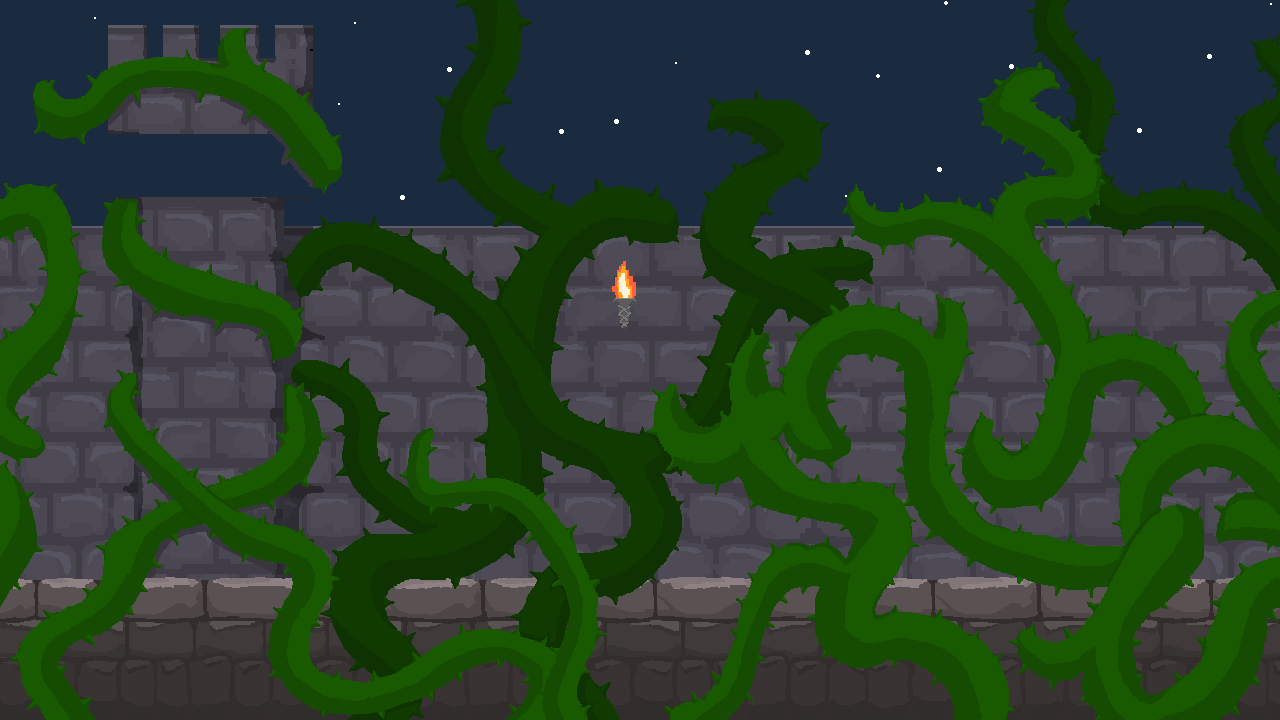
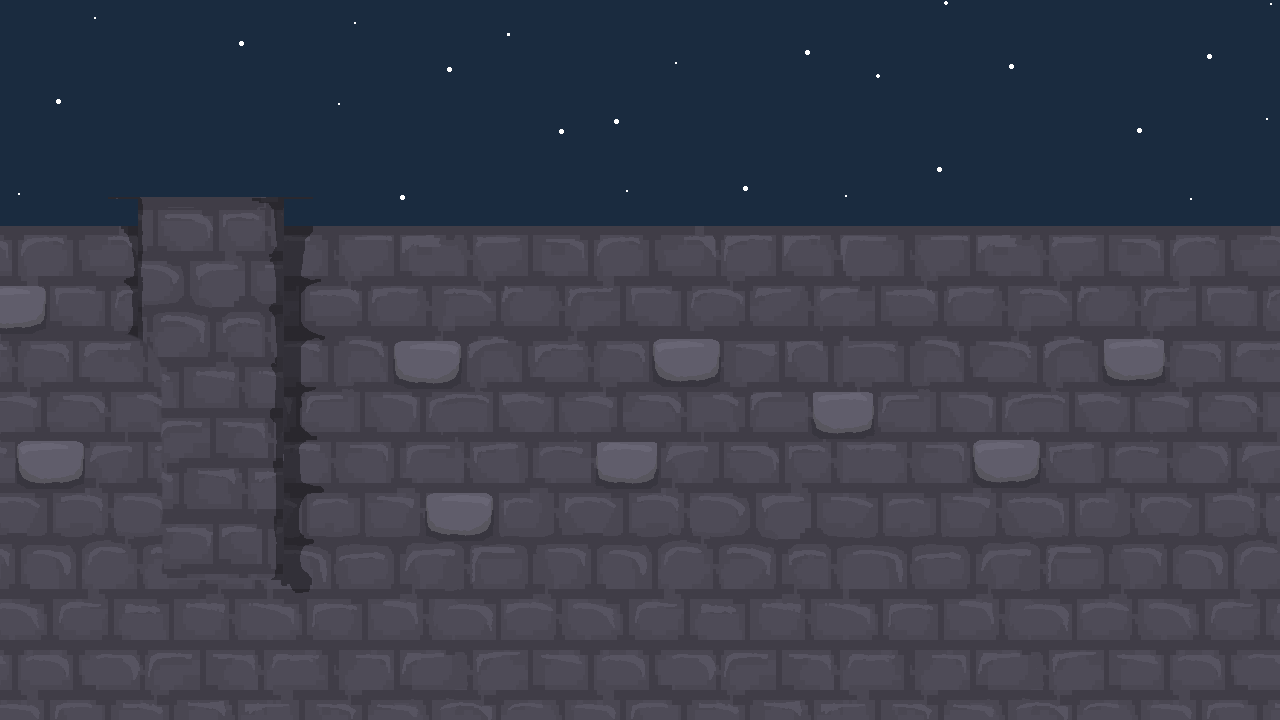
Revision of a layered 1280×720 image; what changed, layer by layer:
hid group "藤蔓 拷貝 2" (6 layers) over 0, 0, 1280, 720
hid group "地板" (1st of 4) (5 layers) over 0, 577, 1280, 720
hid "圖層 3" over 108, 25, 313, 134
added layer "牆塔 拷貝 3" above "牆塔 拷貝" over 108, 199, 325, 593
hid "牆塔 拷貝" over 108, 199, 325, 593
hid "牆光影" over 0, 226, 1280, 228
added group "牆凸出 拷貝 9" with 36 layers above "牆凸出" over 0, 286, 1166, 541
added layer "牆凸出深陰影 拷貝 8" (1st of 2, in "牆凸出 拷貝 9") in group "牆凸出 拷貝 9" over 425, 510, 494, 541
added layer "牆凸出淡陰影 拷貝 8" (1st of 2, in "牆凸出 拷貝 9") in group "牆凸出 拷貝 9" over 426, 498, 493, 536
added layer "牆凸出 拷貝 8" (1st of 2, in "牆凸出 拷貝 9") in group "牆凸出 拷貝 9" over 426, 493, 493, 536
added layer "牆凸出深陰影 拷貝 7" (1st of 2, in "牆凸出 拷貝 9") in group "牆凸出 拷貝 9" over 16, 458, 85, 489
added layer "牆凸出淡陰影 拷貝 7" (1st of 2, in "牆凸出 拷貝 9") in group "牆凸出 拷貝 9" over 17, 446, 84, 484
added layer "牆凸出 拷貝 7" (1st of 2, in "牆凸出 拷貝 9") in group "牆凸出 拷貝 9" over 17, 441, 84, 484
added layer "牆凸出淡陰影 拷貝 5" (1st of 2, in "牆凸出 拷貝 9") in group "牆凸出 拷貝 9" over 653, 344, 720, 382
added layer "牆凸出 拷貝 5" (1st of 2, in "牆凸出 拷貝 9") in group "牆凸出 拷貝 9" over 653, 339, 720, 382
added layer "牆凸出 拷貝 4" (1st of 2, in "牆凸出 拷貝 9") in group "牆凸出 拷貝 9" over 1104, 339, 1164, 382
added layer "牆凸出淡陰影 拷貝 3" (1st of 2, in "牆凸出 拷貝 9") in group "牆凸出 拷貝 9" over 973, 445, 1040, 483
added layer "牆凸出 拷貝 3" (1st of 2, in "牆凸出 拷貝 9") in group "牆凸出 拷貝 9" over 973, 440, 1040, 483
added layer "牆凸出 拷貝 2" (1st of 2, in "牆凸出 拷貝 9") in group "牆凸出 拷貝 9" over 813, 392, 873, 435
added layer "牆凸出 拷貝" (1st of 2, in "牆凸出 拷貝 9") in group "牆凸出 拷貝 9" over 597, 442, 657, 485
added layer "牆凸出淡陰影" (1st of 2, in "牆凸出 拷貝 9") in group "牆凸出 拷貝 9" over 394, 346, 461, 384
added layer "牆凸出" (1st of 3, in "牆凸出 拷貝 9") in group "牆凸出 拷貝 9" over 394, 341, 461, 384
showed group "牆凸出" (2nd of 3) (36 layers) over 0, 286, 1166, 541
…and 22 more changes (21 added, 1 visibility)
